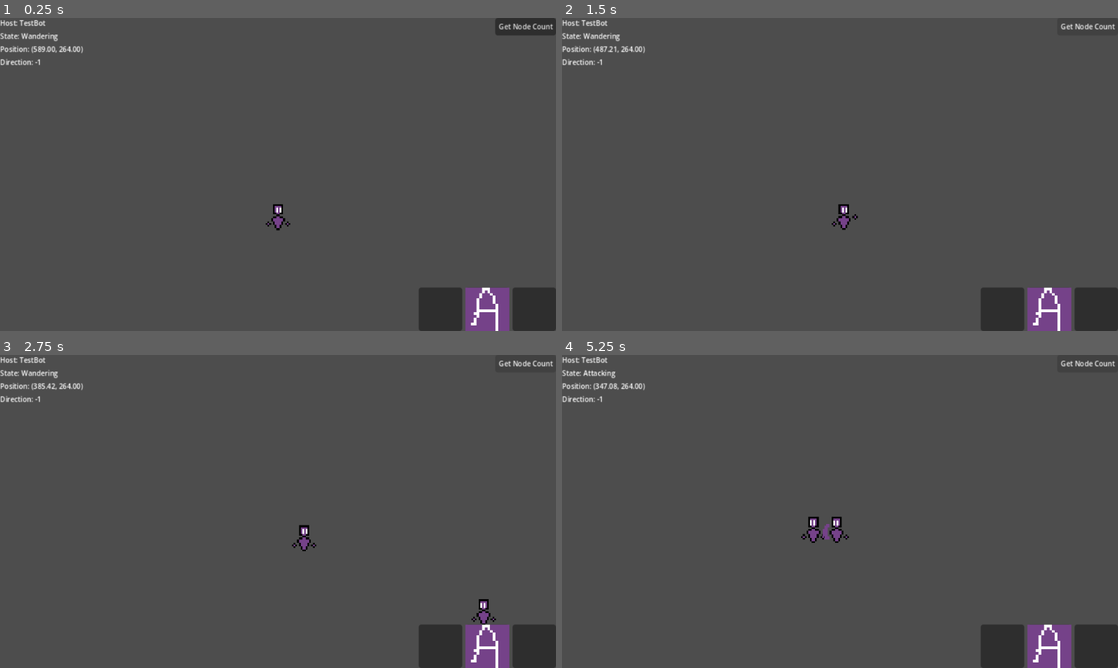
Above: before the commit, frames 1-4 (two rows, left to right).
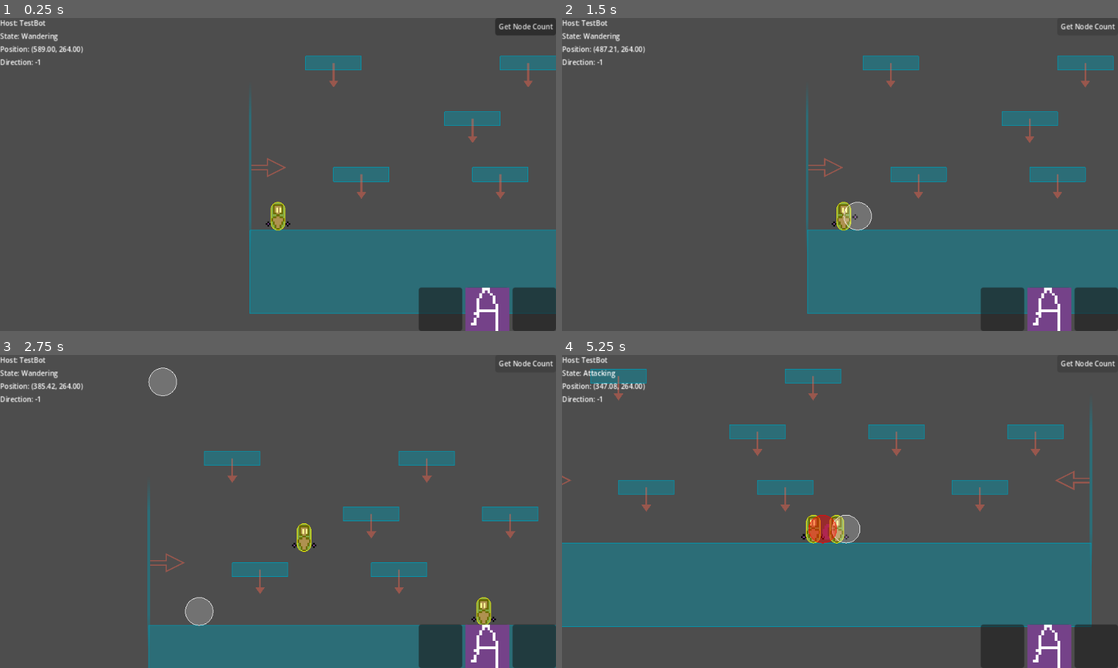
Above: after the commit, the same moments.

Repository: paruparo-dev/dreams-and-nightmares
Game: Godot game, scene res://src/core/Game.tscn
Same seed, same stepped clock (60 frames per second), same inputs: the game is played once before the commit and once after it.
Inputs:
- Up to frame 1 (0.25 s): no input
- Up to frame 2 (1.5 s): click "Get Node Count" at 0.5 s; hold D (MoveRight) from 1.28 s (still down); tap J (Attack) at 1.35 s
- Up to frame 3 (2.75 s): keep holding D (MoveRight); tap Space (Jump) at 1.52, 2.27 s; tap S (LookDown) at 2.1 s
- Up to frame 4 (5.25 s): release D (MoveRight) at 2.78 s; hold A (MoveLeft) 2.78-3.53 s; tap J (Attack) at 2.85, 4.35 s; hold D (MoveRight) 3.53-5.03 s; tap S (LookDown) at 3.6, 5.1 s; tap Space (Jump) at 3.77, 4.52 s; hold A (MoveLeft) from 5.03 s (still down)

The runs differ from the first frame. In frame 1, 16% of the frame differs, in the area x 44-100%, y 12-95%; in frame 2, 16%; in frame 3, 11%; in frame 4, 31%, in the area x 0-96%, y 4-87%.

Commit message:
feat: attach Game.gd script to Game node in Game.tscn

Diff:
--- a/src/core/Game.tscn
+++ b/src/core/Game.tscn
@@ -1,5 +1,6 @@
 [gd_scene format=3 uid="uid://dw8j77unvk2iq"]
 
+[ext_resource type="Script" uid="uid://d2wmaegettptm" path="res://src/core/Game.gd" id="1_shdmu"]
 [ext_resource type="Script" uid="uid://cfwngrwc6f8x" path="res://src/core/PlayerCamera.gd" id="2_rongd"]
 [ext_resource type="PackedScene" uid="uid://86n0vuwpeelh" path="res://src/characters/TestPlayer.tscn" id="2_saqgj"]
 [ext_resource type="Script" uid="uid://b0vtlcpwlg1pc" path="res://src/ui/SkillsHud.gd" id="4_ng5f3"]
@@ -23,6 +24,7 @@
 font_size = 8
 
 [node name="Game" type="Node" unique_id=1285932675]
+script = ExtResource("1_shdmu")
 
 [node name="WorldRoot" type="Node2D" parent="." unique_id=315973651]
 
